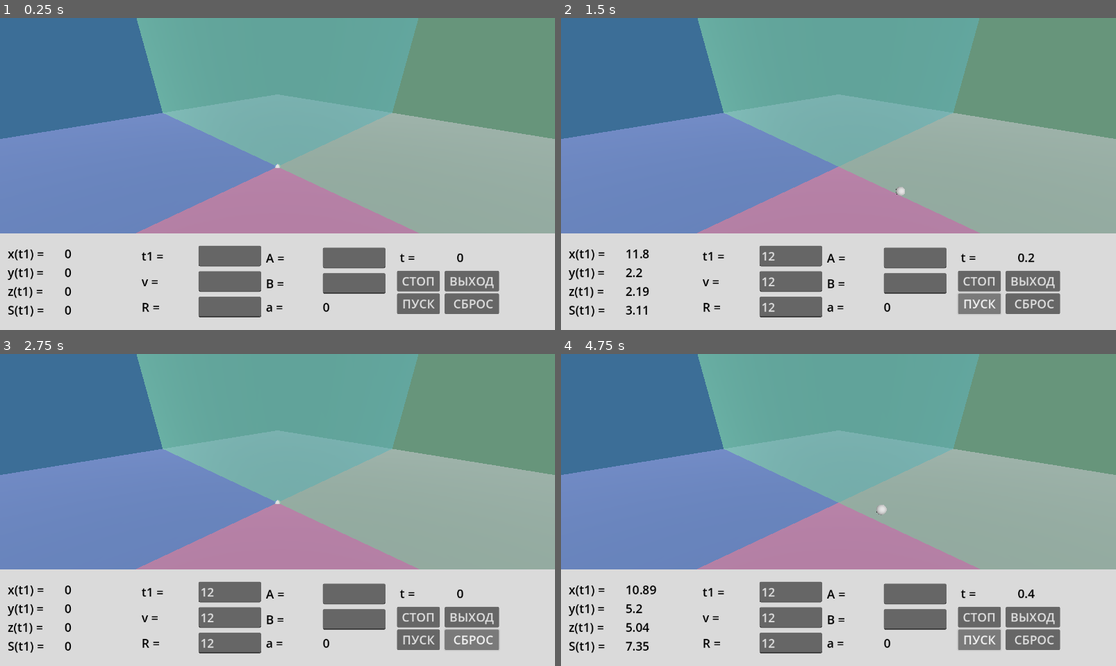
Above: before the commit, frames 1-4 (two rows, left to right).
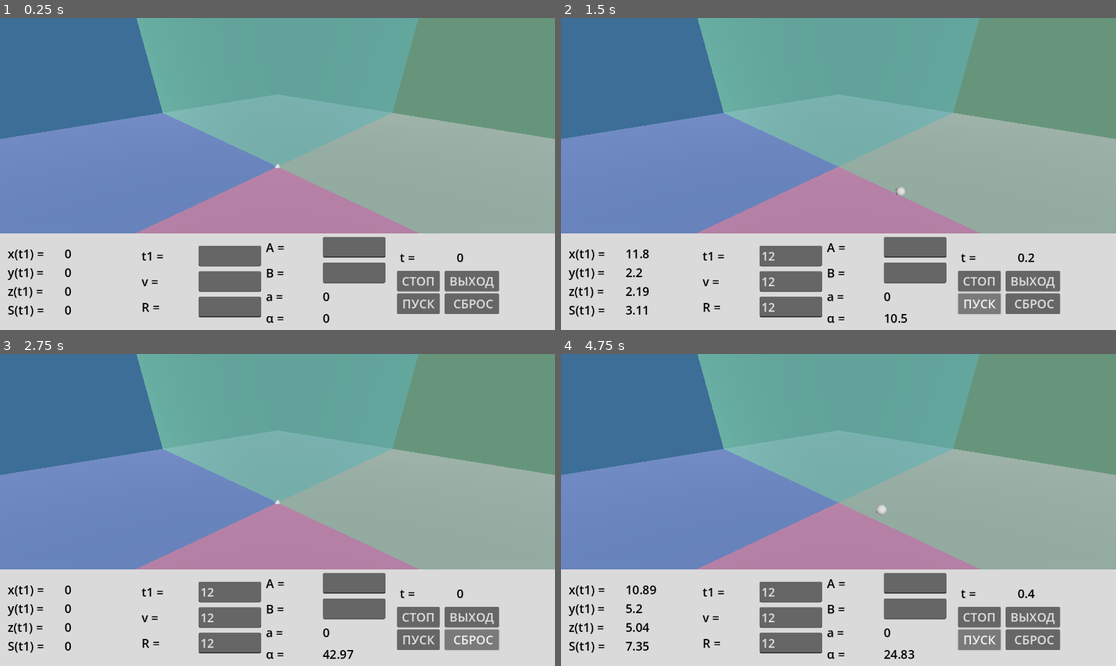
Above: after the commit, the same moments.

Repository: Null-oh/physics6sem
Game: Godot game, scene res://four/four-two.tscn
Two runs of this game, one before a commit and one after it. Both use one fixed random seed, a clock stepped at 60 frames per second and the inputs below. This scene is started directly instead of the project's main scene.
Inputs (mouse positions are in pixels of both pictures, inside the frame that each line leads up to):
- Up to frame 1 (0.25 s): no input
- Up to frame 2 (1.5 s): click (788, 255) at 0.52 s; type "12" at 0.6 s; click (788, 280) at 0.75 s; type "12" at 0.83 s; click (788, 308) at 0.98 s; type "12" at 1.07 s; click "ПУСК" at 1.25 s
- Up to frame 3 (2.75 s): click "СБРОС" at 2 s
- Up to frame 4 (4.75 s): click "СТОП" at 2.75 s; click "СТОП" at 3.5 s; click "ПУСК" at 4.25 s

The runs differ from the first frame. In frame 1, 1.5% of the frame differs, in the area x 47-70%, y 70-98%; in frame 2, 1.5%; in frame 3, 1.5%; in frame 4, 1.5%.

Commit message:
4 3d fix

Diff:
--- a/four/four-two.gd
+++ b/four/four-two.gd
@@ -15,6 +15,7 @@
 @onready var tvalue = $info/ColorRect/MarginContainer/HBoxContainer/VBoxContainer2/t/tvalue
 @onready var svalue = $info/ColorRect/MarginContainer/HBoxContainer/current/S/svalue
 @onready var accelvalue = $info/ColorRect/MarginContainer/HBoxContainer/input2/accel/accelvalue
+@onready var alphavalue = $info/ColorRect/MarginContainer/HBoxContainer/input2/alpha/alphavalue
 
 var v : float
 var t1 : float
@@ -28,6 +29,8 @@
 var t : float
 var s : float
 var accel : float
+
+var alpha : float
 
 var simulation : bool = false
 
@@ -61,6 +64,8 @@
 		x = r * cos(t)
 		z = r * sin(t)
 
+		alpha = rad_to_deg(atan2(z, x))
+
 		ball.position = Vector3(x, y, z)
 
 		write()
@@ -77,6 +82,7 @@
 	tvalue.text = str(snapped(t, 0.1))
 	svalue.text = str(snapped(s, 0.01))
 	accelvalue.text = str(snapped(accel, 0.01))
+	alphavalue.text = str(snapped(alpha, 0.01))
 
 func read():
 	v = get_lines(vline)
--- a/four/four-two.tscn
+++ b/four/four-two.tscn
@@ -244,6 +244,22 @@
 theme_override_colors/font_color = Color(0, 0, 0, 1)
 theme_override_font_sizes/font_size = 25
 
+[node name="alpha" type="HBoxContainer" parent="info/ColorRect/MarginContainer/HBoxContainer/input2"]
+layout_mode = 2
+
+[node name="alpha" type="Label" parent="info/ColorRect/MarginContainer/HBoxContainer/input2/alpha"]
+custom_minimum_size = Vector2(120, 0)
+layout_mode = 2
+theme_override_colors/font_color = Color(0, 0, 0, 1)
+theme_override_font_sizes/font_size = 25
+text = " α = "
+
+[node name="alphavalue" type="Label" parent="info/ColorRect/MarginContainer/HBoxContainer/input2/alpha"]
+custom_minimum_size = Vector2(150, 0)
+layout_mode = 2
+theme_override_colors/font_color = Color(0, 0, 0, 1)
+theme_override_font_sizes/font_size = 25
+
 [node name="VBoxContainer2" type="VBoxContainer" parent="info/ColorRect/MarginContainer/HBoxContainer"]
 layout_mode = 2
 size_flags_vertical = 4
--- a/start.gd
+++ b/start.gd
@@ -15,7 +15,7 @@
 
 
 func _on_fourone_pressed():
-	get_tree().change_scene_to_file("res://four/four-one.tscn")
+	get_tree().change_scene_to_file("res://four/four_one_two.tscn")
 
 
 func _on_fourtwo_pressed():
